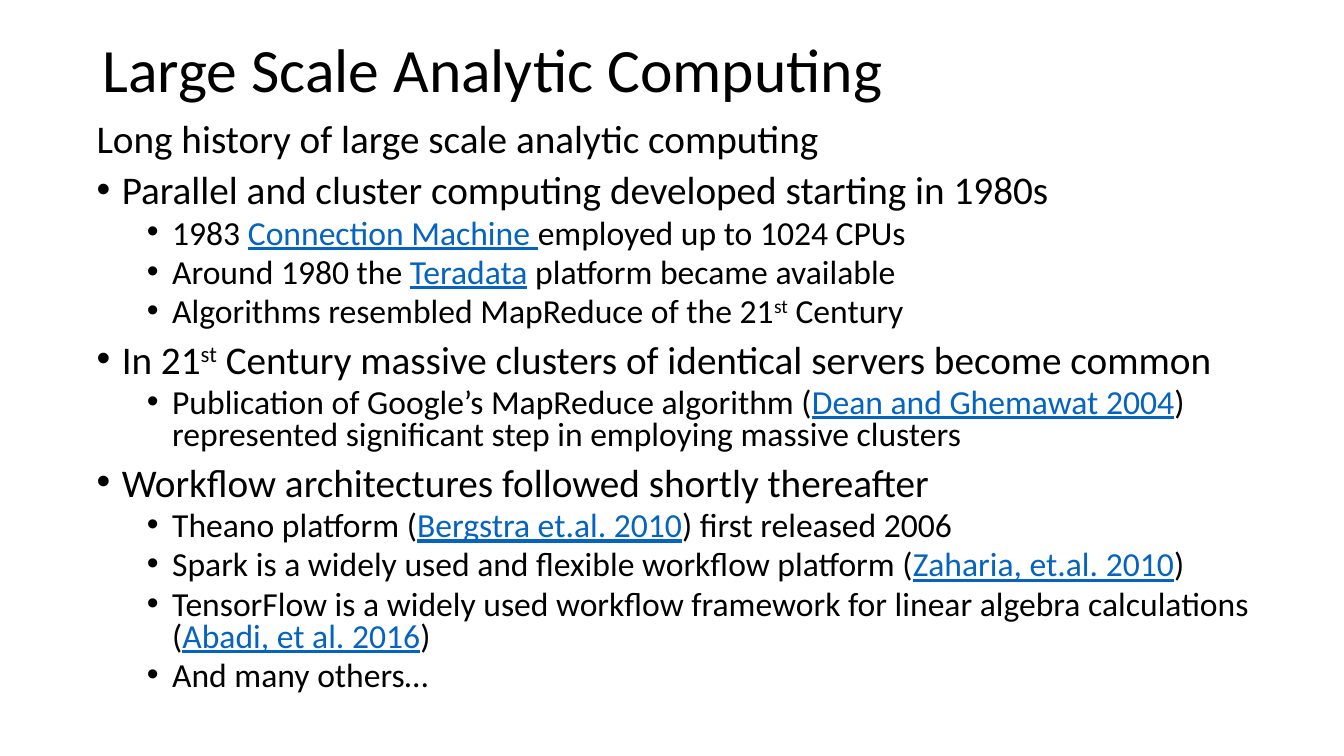
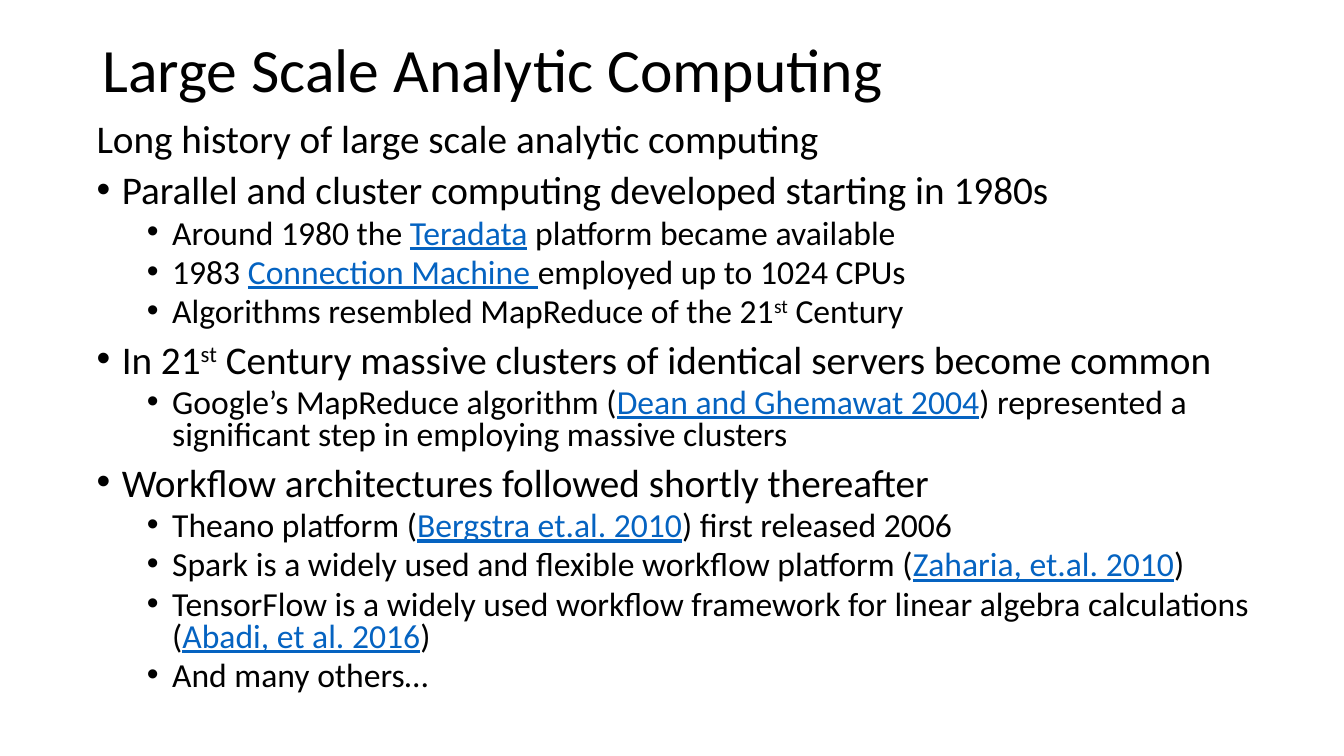
Before and after one commit to StephenElston/CSCI-E-108, a slide deck: slide 12 of slides/2_BigDataComputing.pptx. Drawn at 1344x756 pixels with LibreOffice and Linux fonts; fonts in the diff are those of the drawing. Boxes give left, top, right and bottom in pixels: in the first picture for what was removed or moved away, otherwise in the second. Text is boxed around its words. In the diff, an @@ line names an element or a change of style, - is before the commit and + after.

```diff
--- a/slides/2_BigDataComputing.pptx
+++ b/slides/2_BigDataComputing.pptx
@@ text at bbox=[172, 221, 896, 251]: paragraph added @@
+  • Around 1980 the Teradata platform became available
@@ text at bbox=[172, 260, 896, 290]: paragraph removed @@
-  • Around 1980 the Teradata platform became available
@@ text at bbox=[172, 389, 1187, 452]: text changed @@
-  • Publication of Google’s MapReduce algorithm (Dean and Ghemawat 2004) represented significant step in employing massive clusters
+  • Google’s MapReduce algorithm (Dean and Ghemawat 2004) represented a significant step in employing massive clusters
```
Also in this commit, not shown: 4 other slides changed.
